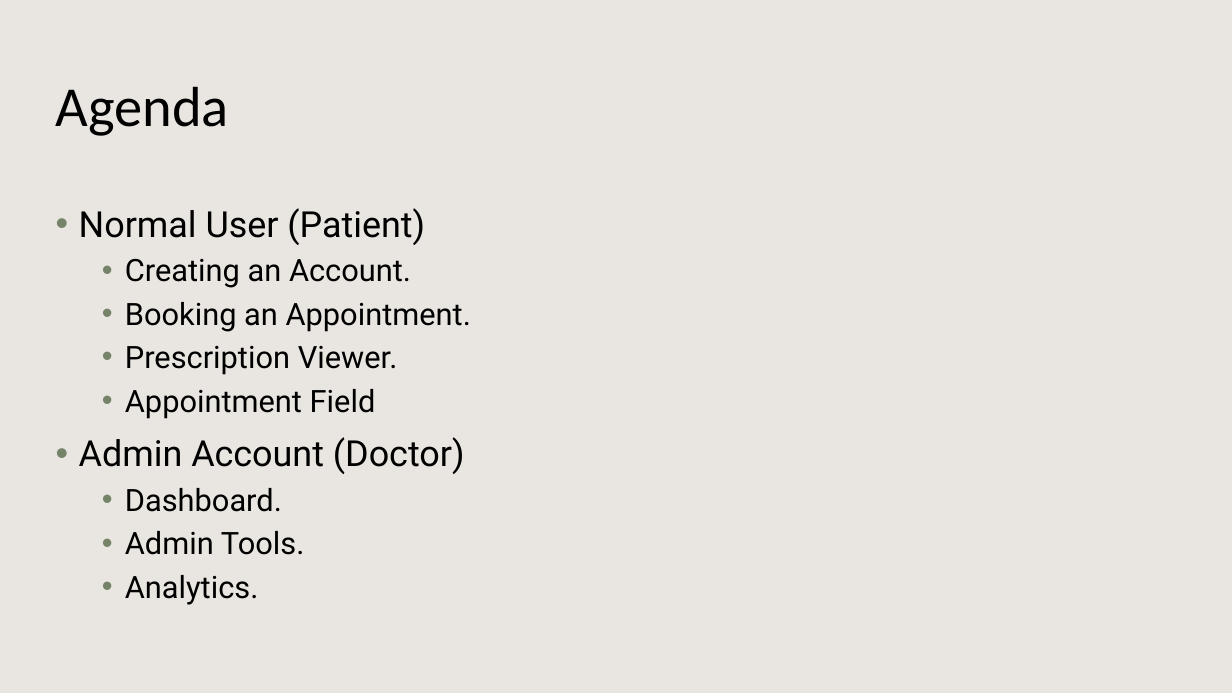
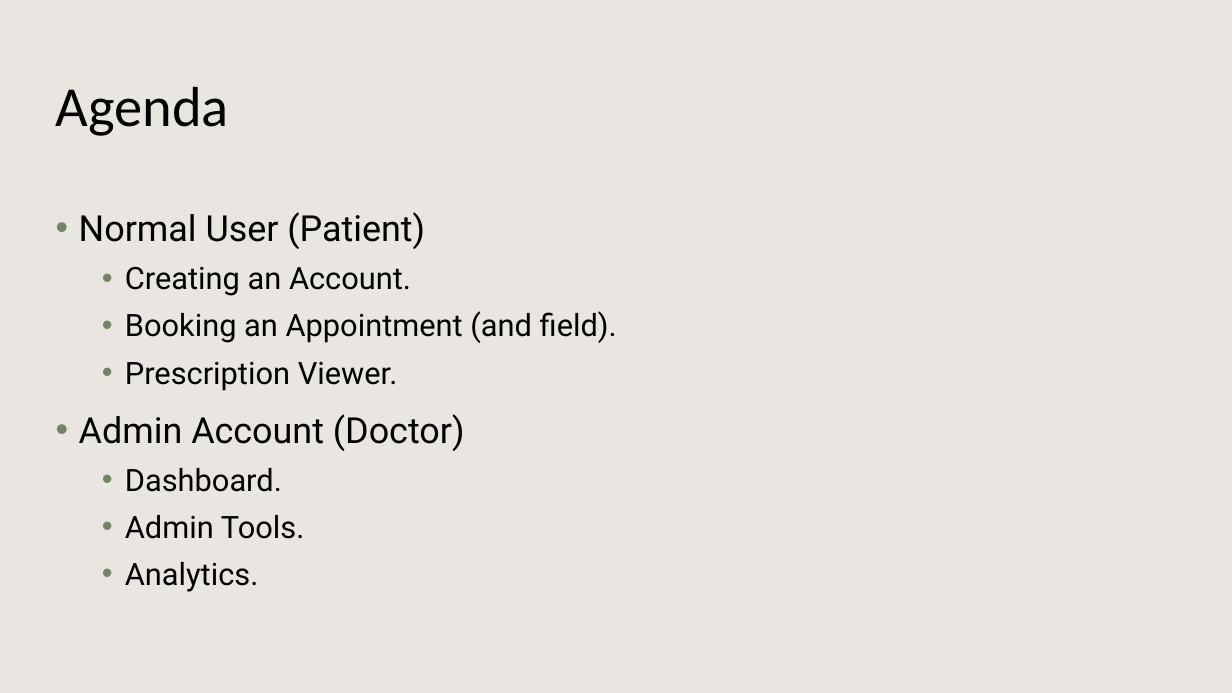
Before and after one commit to Kaylaheady/webDevPortalAndScheduling, a slide deck: slide 2 of docs/Online Appointment and Record System Demo.pptx. Drawn at 1232x693 pixels with LibreOffice and Linux fonts; fonts in the diff are those of the drawing; background and template pictures are left out. Boxes give left, top, right and bottom in pixels: in the first picture for what was removed or moved away, otherwise in the second. Text is boxed around its words. In the diff, an @@ line names an element or a change of style, - is before the commit and + after.

```diff
--- a/docs/Online Appointment and Record System Demo.pptx
+++ b/docs/Online Appointment and Record System Demo.pptx
@@ text at [79,212,465,592]: line spacing 1 to 1.1 @@
@@ text at [125,311,617,343]: text changed @@
-  • Booking an Appointment.
+  • Booking an Appointment (and field).
@@ text at [125,389,376,419]: paragraph removed @@
-  • Appointment Field
```
Also in this commit, not shown: 1 other slide changed, 3 slides added.
